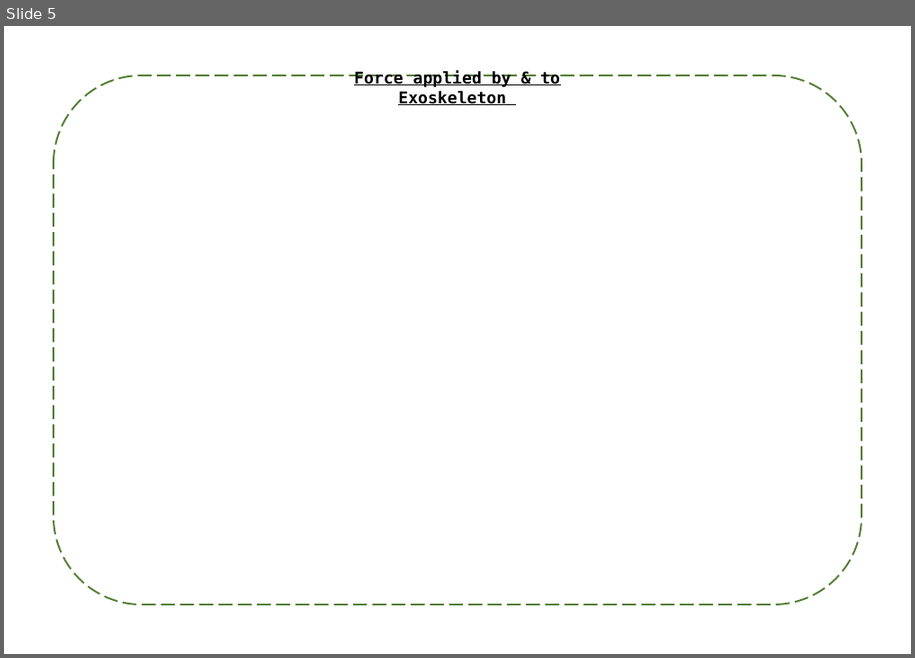
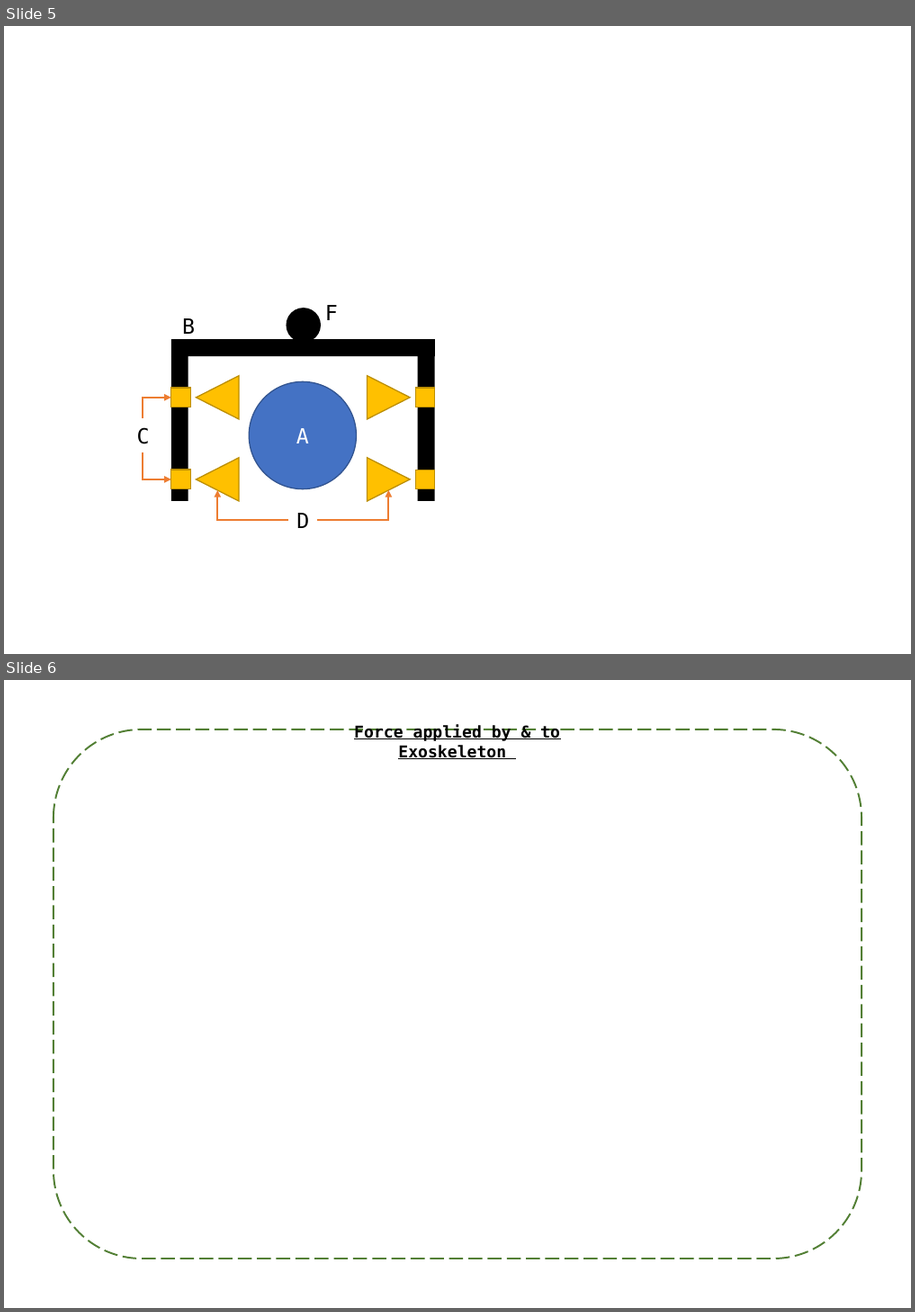
Before and after one commit to samuelwilliams413/METR4901, a slide deck: Documentation/FuncDecomp.pptx. Shown one above the other, each under a label of ours: slide 5 before the commit, slides 5 and 6 after it. The pictures are 915x658 and 915x1312 pixels, drawn with LibreOffice and Linux fonts; fonts in the diff are those of the drawing. Boxes give left, top, right and bottom in pixels: in the first picture for what was removed or moved away, otherwise in the second. Text is boxed around its words. In the diff, an @@ line names an element or a change of style, - is before the commit and + after.

```diff
--- a/Documentation/FuncDecomp.pptx
+++ b/Documentation/FuncDecomp.pptx
@@ slide 5 added at box(4, 26, 911, 654), background #FFFFFF @@
@@ group added at box(137, 305, 435, 528): 7 rectangles, 4 triangles, 4 texts, 4 elbow arrows, 2 ellipses @@
+A
+B
+C
+D
+F
@@ what was slide 5 is now slide 6 @@
```
Also in this commit, not shown: 1 slide changed, 4 other slides added, 2 slides removed, 4 other files.
